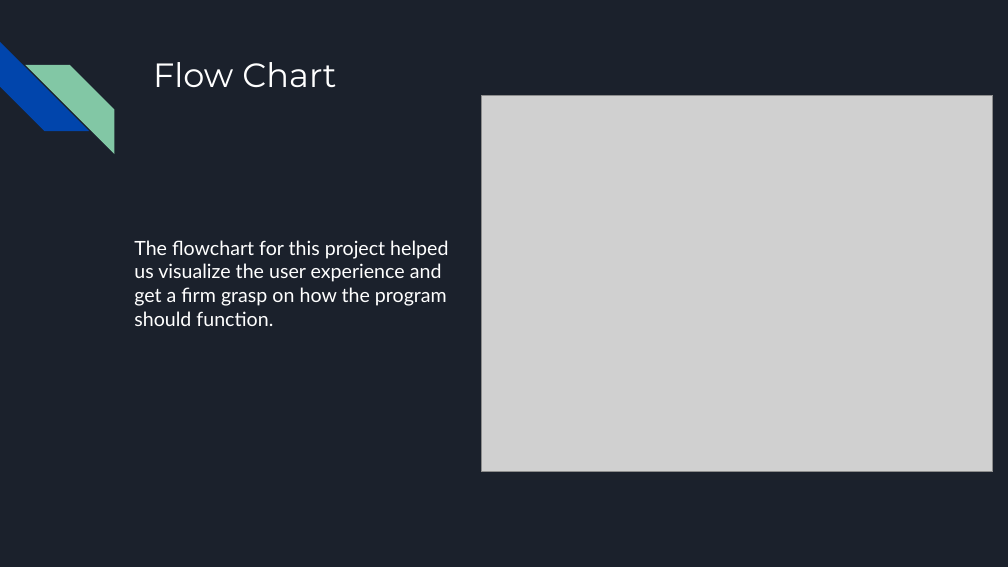
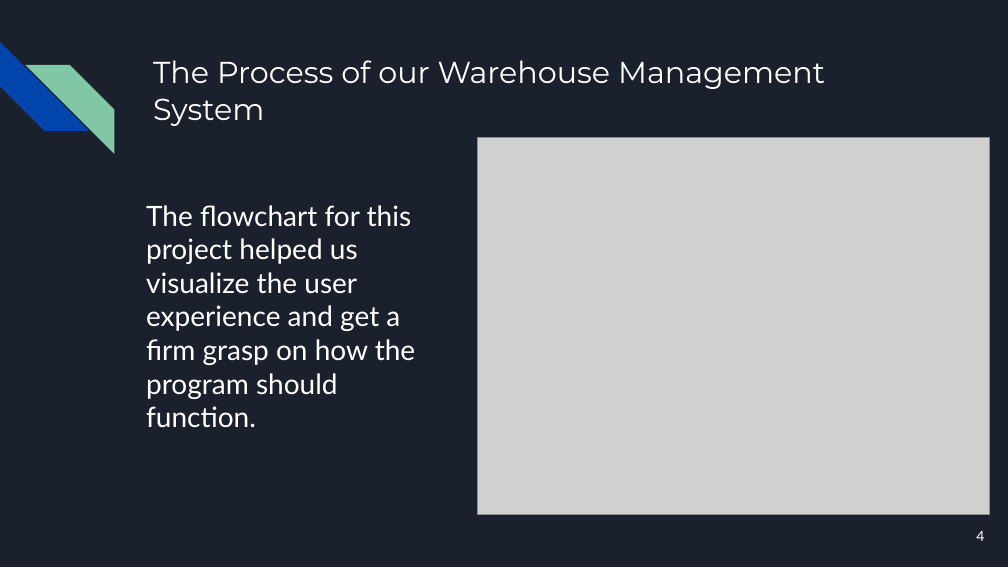
Before and after one commit to acompsec1/CSCI-2210-Java-Warehouse-Managment-System, a slide deck: slide 4 of The Knicks Java Final Project Presentation.pptx (slide 9 before the commit). Drawn at 1008x567 pixels with LibreOffice and Linux fonts; fonts in the diff are those of the drawing; grey boxes stand for pictures. Boxes give left, top, right and bottom in pixels: in the first picture for what was removed or moved away, otherwise in the second. Text is boxed around its words. In the diff, an @@ line names an element or a change of style, - is before the commit and + after.

Commit message:
Addition of Project Report PDF and Updated Presentation Slides

```diff
--- a/The Knicks Java Final Project Presentation.pptx
+++ b/The Knicks Java Final Project Presentation.pptx
@@ title at bbox=[153, 60, 825, 126]: text changed; size 24 to 21.6 pt @@
-Flow Chart
+The Process of our Warehouse Management System
@@ picture: place and size @@
-picture at bbox=[481, 95, 993, 472]
+picture at bbox=[478, 138, 990, 515]
@@ text "The flowchart for this project ...": place and size @@
-text "The flowchart for this project ..." at bbox=[134, 240, 448, 326]
+text "The flowchart for this project ..." at bbox=[146, 205, 415, 428]
@@ text "The flowchart for this project ..." at bbox=[146, 205, 415, 428]: size 14 to 20 pt @@
@@ page number added at bbox=[976, 531, 984, 541], 10 pt, text #FFFFFF @@
+4
```
Also in this commit, not shown: 29 other slides changed, 1 slide added, 1 slide removed, 1 other file.
